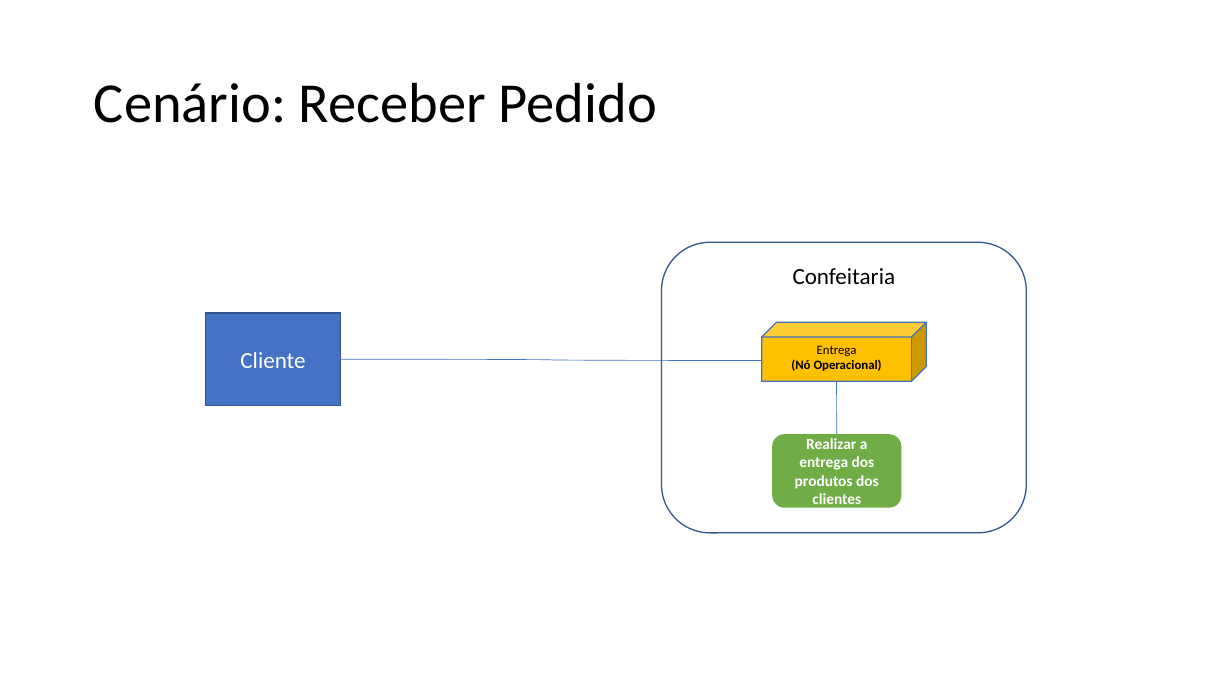
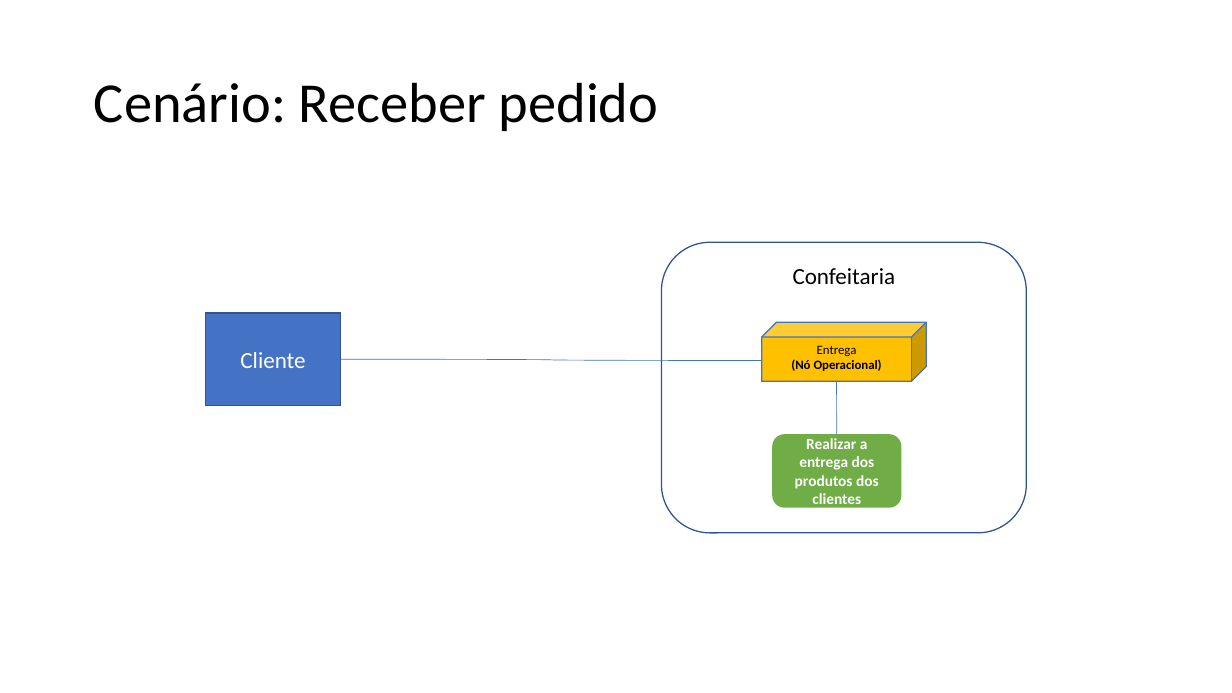
Before and after one commit to vitosoliveira/OPE, a slide deck: slide 3 of 15 - Arquitetura de Negócio para cada Cenário.pptx (slide 4 before the commit). Drawn at 1232x693 pixels with LibreOffice and Linux fonts; fonts in the diff are those of the drawing. Boxes give left, top, right and bottom in pixels: in the first picture for what was removed or moved away, otherwise in the second. Text is boxed around its words. In the diff, an @@ line names an element or a change of style, - is before the commit and + after.

```diff
--- a/15 - Arquitetura de Negócio para cada Cenário.pptx
+++ b/15 - Arquitetura de Negócio para cada Cenário.pptx
@@ title at bbox=[94, 82, 659, 131]: text changed @@
-Cenário: Receber Pedido
+Cenário: Receber pedido
```
Also in this commit, not shown: 1 other slide changed, 1 slide added, 1 slide removed, 23 other files.
